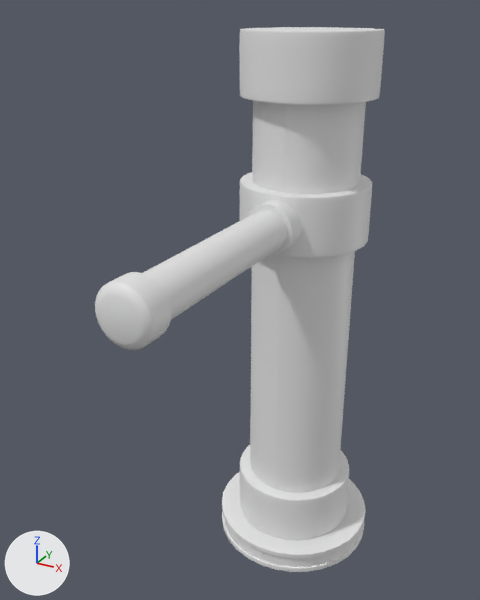
The FBX model Assets/ProjectAsset/Stage2/MainTemple/Puzzle/Lever/FBX/Lever.fbx, before and after one commit.
Before and after are seen from a 50 mm camera at (0.648, -1.518, 1.467) aimed at (-0.056, -0.237, 0.827). Lighting does not change. The marker at lower left points along +X, +Y and +Z. The older version comes first. Where no turn or scale is listed for an object, it has been applied to the vertices. Vertices at exactly the same position are counted once.
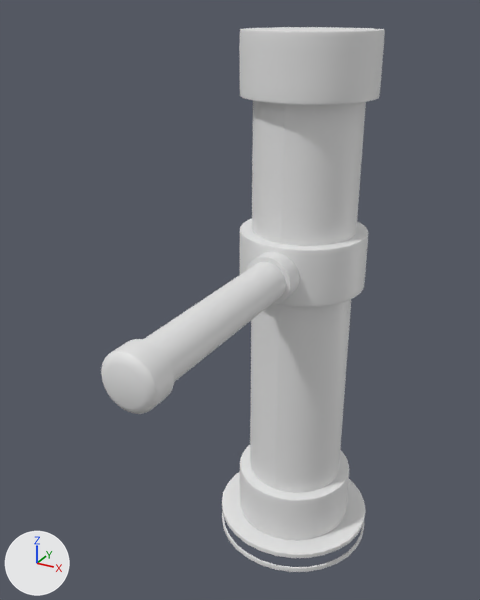
The newer file is also turned or shifted as a whole; pictures and numbers use the older file's frame.

Diff of the bpy script that builds the scene:
```diff
--- a/Assets/ProjectAsset/Stage2/MainTemple/Puzzle/Lever/FBX/Lever.fbx.py
+++ b/Assets/ProjectAsset/Stage2/MainTemple/Puzzle/Lever/FBX/Lever.fbx.py
@@ me_mesh_001 @@
 me_mesh_001.from_pydata(...)  # 60 vertices, 30 faces; spans x -0.133..0.133, y -0.133..0.133, z 0.206..1.303
 # used by ob_object016; location = (0.0, 0.0, 0.0)
+# me_mesh_001 part 1: all faces are now shaded flat (30 of 30 changed)
@@ me_mesh_002 @@
 me_mesh_002.from_pydata(...)  # 1800 vertices, 3496 faces; spans x -0.221..0.221, y -0.218..0.222, z 0.0..1.423
 # used by ob_cylinder010; location = (0.0, 0.0, 0.0)
+# me_mesh_002 part 4: the loose piece of 360 vertices spanning x -0.165..0.165, y -0.165..0.165, z 0.928..1.073 is moved by (0.0, 0.0, -0.126)
@@ me_mesh_003 @@
 me_mesh_003.from_pydata(...)  # 60 vertices, 30 faces; spans x -0.048..0.048, y -0.263..0.263, z -0.048..0.048
 # used by ob_object017; location = (0.0, -0.433, 1.002)
+# me_mesh_003 part 2: all faces are now shaded flat (30 of 30 changed)
@@ me_mesh_004 @@
 me_mesh_004.from_pydata(...)  # 720 vertices, 1432 faces; spans x -0.061..0.061, y -0.318..0.28, z -0.061..0.061
 # used by ob_cylinder016; location = (0.0, -0.433, 1.001)
+# me_mesh_004 part 3: all faces are now shaded flat (1432 of 1432 changed)
@@ ob_object009 @@
-ob_object009 = bpy.data.objects.new('Object009', me_mesh)
-ob_object009.location = (0.0, 0.0, 0.0)
@@ ob_object017 @@
 ob_object017 = bpy.data.objects.new('Object017', me_mesh_003)
-ob_object017.location = (0.0, -0.433, 1.002)
+ob_object017.location = (0.0, -0.433, 0.875)
@@ ob_cylinder016 @@
 ob_cylinder016 = bpy.data.objects.new('Cylinder016', me_mesh_004)
-ob_cylinder016.location = (0.0, -0.433, 1.001)
+ob_cylinder016.location = (0.0, -0.433, 0.875)
```

Boxes (x1, y1, x2, y2) around the edits, measured in the pictures (480 x 600 px; the box of a moved part takes in the faces that stretch with it):
'Object017', shading changed, moved: before (143, 209, 287, 320); after (143, 262, 286, 382)
'Cylinder016', shading changed, moved: before (95, 200, 301, 350); after (101, 252, 300, 414)
'Object009', deleted: before (224, 518, 362, 567)
part 1 of me_mesh_001, shading changed: (251, 169, 361, 388) in both
part 4 of me_mesh_002, moved or reshaped: before (240, 172, 372, 258); after (240, 218, 368, 307)
